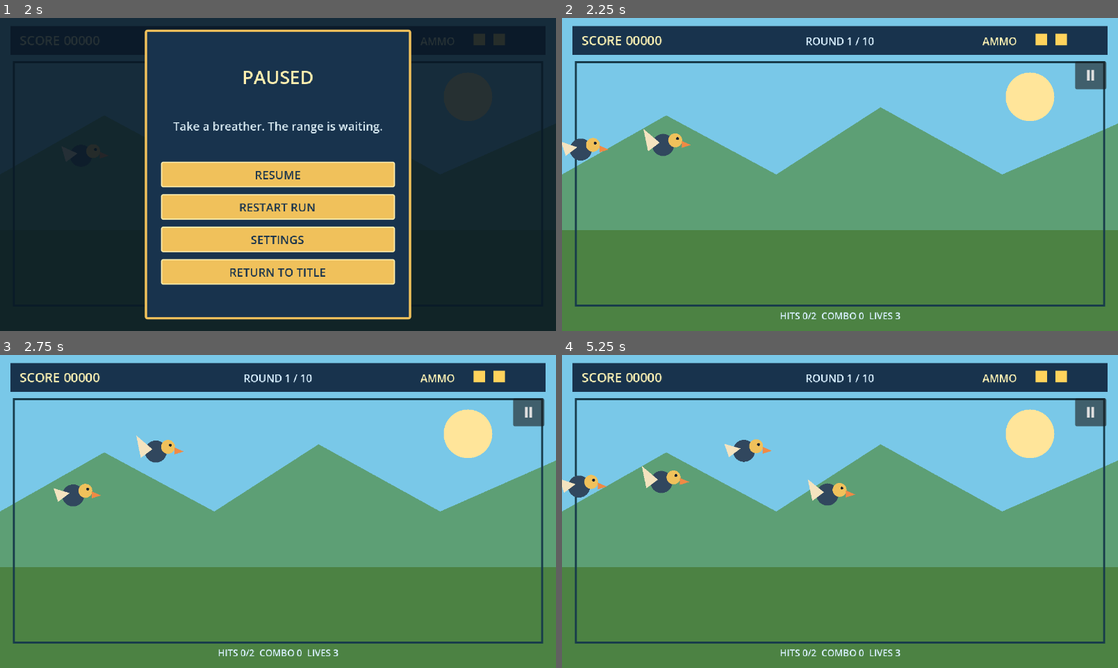
Above: before the commit, frames 1-4 (two rows, left to right).
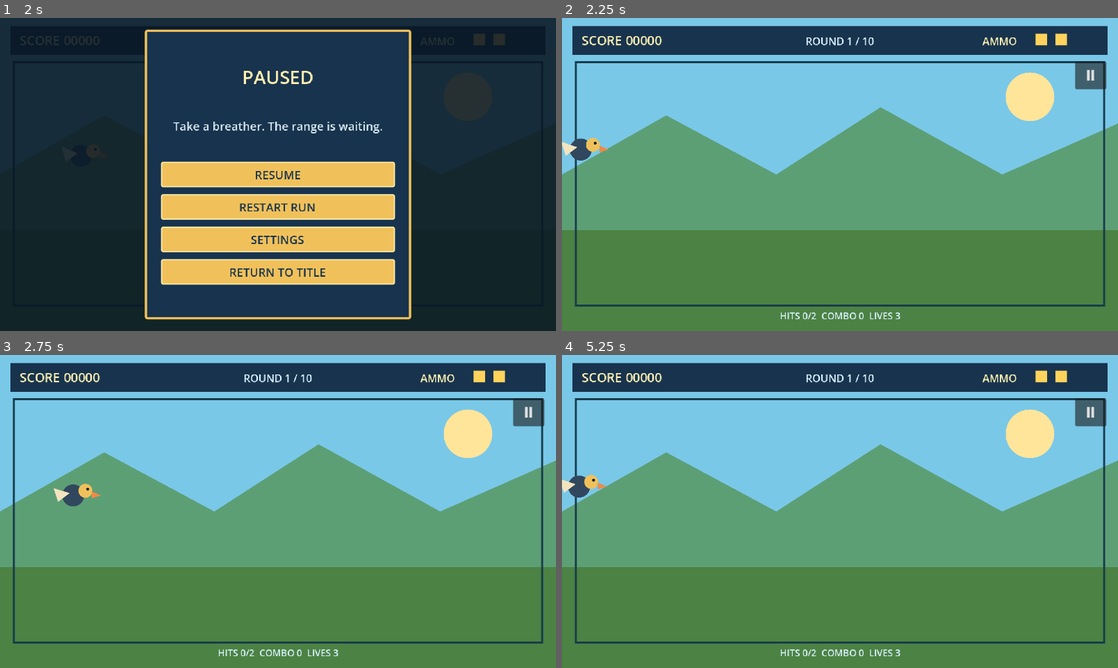
Above: after the commit, the same moments.

Repository: ranababu1/duckhunt
Game: Godot game, scene res://scenes/main/main.tscn
Same seed, same stepped clock (60 frames per second), same inputs: the game is played once before the commit and once after it.
Inputs:
- Up to frame 1 (2 s): click "PLAY CLASSIC" at 0.5 s; click "Ⅱ" at 1.25 s
- Up to frame 2 (2.25 s): click "RESTART RUN" at 2 s
- Up to frame 3 (2.75 s): no input
- Up to frame 4 (5.25 s): click "Ⅱ" at 2.75 s; click "RESTART RUN" at 3.5 s; click "Ⅱ" at 4.25 s; click "RESTART RUN" at 5 s

Frame 1 is identical in both runs. In frame 2, 0.4% of the frame differs, in the area x 14-24%, y 35-45%; in frame 3, 0.4%; in frame 4, 1.1%, in the area x 14-53%, y 26-48%.

Commit message:
Cover complete round flow

Diff:
--- a/scripts/gameplay/duck.gd
+++ b/scripts/gameplay/duck.gd
@@ -29,6 +29,12 @@
 	terminal_time = 0.0
 	resolution_sent = false
 	state = State.ENTERING
+	queue_redraw()
+
+func deactivate() -> void:
+	state = State.OFFSCREEN
+	resolution_sent = true
+	set_process(false)
 	queue_redraw()
 
 func try_hit(shot_position: Vector2) -> bool:
--- a/scripts/gameplay/prototype_game.gd
+++ b/scripts/gameplay/prototype_game.gd
@@ -93,8 +93,13 @@
 		_handle_back_navigation()
 
 func _notification(what: int) -> void:
-	if what == NOTIFICATION_WM_GO_BACK_REQUEST and is_inside_tree():
+	if not is_inside_tree():
+		return
+	if what == NOTIFICATION_WM_GO_BACK_REQUEST:
 		_handle_back_navigation()
+	elif what == NOTIFICATION_APPLICATION_PAUSED or what == NOTIFICATION_WM_WINDOW_FOCUS_OUT:
+		if game_manager != null and game_manager.state == game_manager.State.PLAYING:
+			_pause_run()
 
 func _handle_back_navigation() -> void:
 	if ui.screens["settings"].visible:
@@ -160,6 +165,8 @@
 
 func _apply_round_config(config: Resource) -> void:
 	active_round_config = config
+	for target in ducks:
+		target.deactivate()
 	round.start_round(config)
 	weapon.configure(config.ammo_per_magazine, config.reload_duration)
 
--- /dev/null
+++ b/tests/game_flow_test.gd
@@ -0,0 +1,53 @@
+extends SceneTree
+
+const MainScene = preload("res://scenes/main/main.tscn")
+
+var failures: Array[String] = []
+
+func _init() -> void:
+	call_deferred("_run_flow")
+
+func _run_flow() -> void:
+	var main = MainScene.instantiate()
+	root.add_child(main)
+	await process_frame
+	_assert(main.game_manager.state == main.game_manager.State.MENU, "game should open on title")
+	_assert(main.ui.screens["title"].visible, "title screen should be visible on launch")
+	main.ui.play_requested.emit()
+	_assert(main.game_manager.state == main.game_manager.State.PLAYING, "Play should start a run")
+	_assert(main.round.active_ducks == 1, "first round should spawn its opening target")
+	var duck = main.ducks[0]
+	duck.position = Vector2(420.0, 280.0)
+	_assert(main.weapon.request_fire(duck.global_position), "weapon should accept the test shot")
+	_assert(main.run.hits == 1 and main.run.score == 100, "shot should resolve through the main scene")
+	duck._process(duck.TERMINAL_ANIMATION_DURATION)
+	main.round._process(main.round.spawn_interval)
+	_assert(main.round.active_ducks == 1, "completed target should be replaced by the next scheduled target")
+	main.ui.pause_requested.emit()
+	_assert(main.game_manager.state == main.game_manager.State.PAUSED and paused, "pause should freeze the game tree")
+	main.ui.show_settings()
+	main.ui.back_from_settings()
+	_assert(main.game_manager.state == main.game_manager.State.PAUSED, "returning from pause settings should remain paused")
+	main.ui.resume_requested.emit()
+	_assert(main.game_manager.state == main.game_manager.State.PLAYING and not paused, "resume should restore play")
+	main.round.register_hit()
+	_assert(main.game_manager.state == main.game_manager.State.ROUND_CLEAR, "meeting quota should enter round clear")
+	_assert(main.ui.screens["round_clear"].visible and paused, "round clear should present its screen and freeze gameplay")
+	main.ui.continue_requested.emit()
+	_assert(main.game_manager.current_round_index == 1, "Continue should advance to round two")
+	_assert(main.game_manager.state == main.game_manager.State.PLAYING and not paused, "next round should resume play")
+	_assert(main.round.active_ducks == 1 and main.round.ducks_remaining_to_spawn == 2, "new round should reset finite wave state without stale targets")
+	paused = false
+	main.queue_free()
+	await process_frame
+	if failures.is_empty():
+		print("PASS: full game flow smoke test")
+		quit(0)
+	else:
+		for failure in failures:
+			push_error(failure)
+		quit(1)
+
+func _assert(condition: bool, description: String) -> void:
+	if not condition:
+		failures.append(description)
--- a/tests/gameplay_logic_test.gd
+++ b/tests/gameplay_logic_test.gd
@@ -79,6 +79,8 @@
 	duck._process(0.01)
 	_assert(duck.state == duck.State.ESCAPING, "offscreen flying duck should escape")
 	_assert(not duck.try_hit(duck.position), "escaped duck must reject attempted hits")
+	duck.deactivate()
+	_assert(duck.state == duck.State.OFFSCREEN and not duck.try_hit(duck.position), "deactivated target must not move or accept hits")
 	duck.free()
 
 func _test_classic_round_progression() -> void:
Not shown, changed: doc/changelog.md
Not shown, changed: doc/currentstate.md
